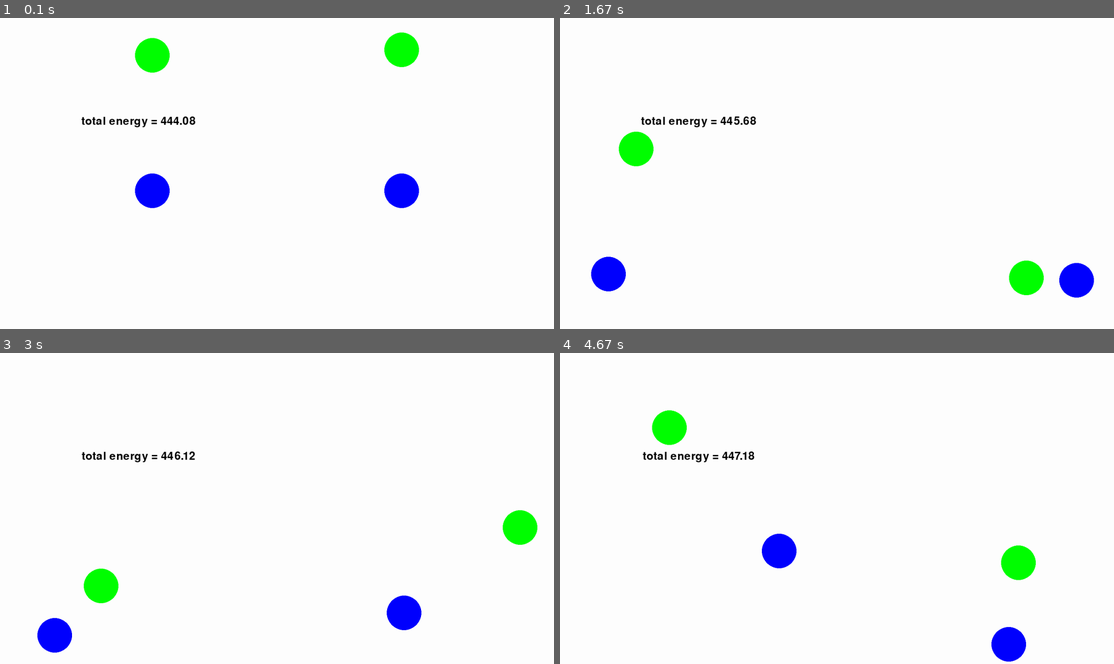
Above: before the commit, frames 1-4 (two rows, left to right).
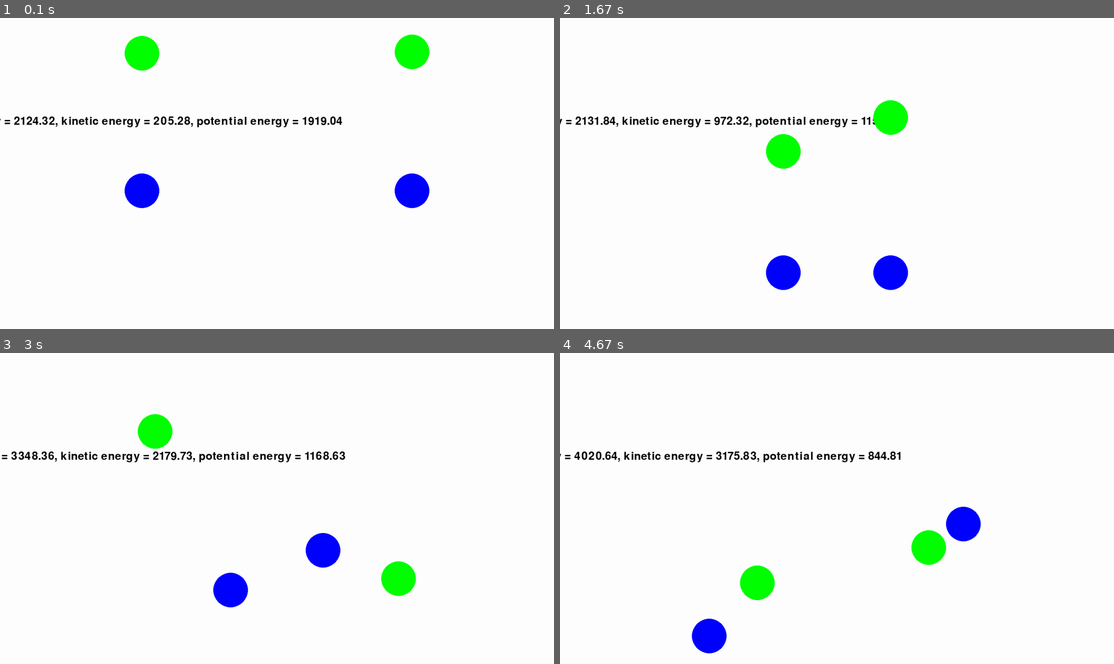
Above: after the commit, the same moments.

Repository: PumpkinFan/learn_pygame
Game: pygame game, started from trying_things.py
Same seed, same stepped clock (60 frames per second), same inputs: the game is played once before the commit and once after it.
Inputs:
- Up to frame 1 (0.1 s): no input
- Up to frame 2 (1.67 s): no input
- Up to frame 3 (3 s): no input
- Up to frame 4 (4.67 s): no input

The runs differ from the first frame. In frame 1, 2.7% of the frame differs, in the area x 0-78%, y 4-62%; in frame 2, 5.3%; in frame 3, 5.4%, in the area x 0-97%, y 19-97%; in frame 4, 5.4%.

Commit message:
simplify wall collision code

Diff:
--- a/trying_things.py
+++ b/trying_things.py
@@ -4,7 +4,6 @@
 
 pygame.init()
 
-# TODO: implement proper 2D collision (https://www.vobarian.com/collisions/2dcollisions2.pdf)
 
 WIDTH, HEIGHT = 1600, 900
 
@@ -12,7 +11,7 @@
 pygame.display.set_caption("ballz")
 
 FPS = 60
-DT = 1  # in 1/FPS of a seconcd
+DT = 0.25
 
 COLORS = [
     # rgb color values
@@ -21,7 +20,7 @@
     (0, 0, 255),
 ]
 
-GRAVITY = 0.1
+GRAVITY = 0.8
 
 
 class Ball:
@@ -40,16 +39,16 @@
         current_y = self.y
         next_x = self.x + self.x_vel * DT
         next_y = self.y + self.y_vel * DT
-        if self.y - self.RADIUS + self.y_vel <= 0:
+        if next_y - self.RADIUS <= 0:
             self.y = self.RADIUS
             self.y_vel = -self.y_vel
-        if self.y + self.RADIUS + self.y_vel >= HEIGHT:
+        if next_y + self.RADIUS >= HEIGHT:
             self.y = HEIGHT - self.RADIUS
             self.y_vel = -self.y_vel
-        if self.x - self.RADIUS + self.x_vel <= 0:
+        if next_x - self.RADIUS <= 0:
             self.x = self.RADIUS
             self.x_vel = -self.x_vel
-        if self.x + self.RADIUS + self.x_vel >= WIDTH:
+        if next_x + self.RADIUS >= WIDTH:
             self.x = WIDTH - self.RADIUS
             self.x_vel = -self.x_vel
 
@@ -58,7 +57,7 @@
 
         self.x += self.x_vel * DT
         self.y += self.y_vel * DT
-        self.y_vel += GRAVITY
+        self.y_vel += GRAVITY * DT
 
         if air_resistance:
             self.x_vel = 0.999 * self.x_vel
@@ -99,6 +98,7 @@
 
 
 def check_ball_collisions(balls: list[Ball]):
+    # iterate over all combinations of balls
     for ball1 in balls:
         for ball2 in balls:
             if ball1 == ball2:
@@ -123,8 +123,8 @@
     balls = [
         Ball(WIDTH / 4, 100, "green", x_vel=10, y_vel=2),
         Ball(WIDTH * 3 / 4, 100, "green", x_vel=-10, y_vel=-2),
-        Ball(WIDTH / 4, 500, "blue", x_vel=10),
-        Ball(WIDTH * 3 / 4, 500, "blue", x_vel=-10),
+        Ball(WIDTH / 4, 500, "blue", x_vel=10, mass=10),
+        Ball(WIDTH * 3 / 4, 500, "blue", x_vel=-10, mass=10),
     ]
     while run:
         clock.tick(FPS)
@@ -142,7 +142,7 @@
         ball_heights = np.array([(HEIGHT - ball.y) for ball in balls])
         potential_energy = np.sum(GRAVITY * ball_heights)
         vel_text = font.render(
-            f"total energy = {kinetic_energy + potential_energy:.2f}",
+            f"total energy = {kinetic_energy + potential_energy:.2f}, kinetic energy = {kinetic_energy:.2f}, potential energy = {potential_energy:.2f}",
             True,
             "black",
             "white",
